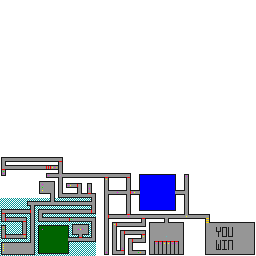
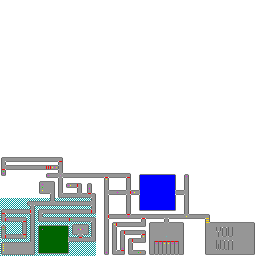
Layered file, before and after one edit (w=256, h=256). Changes by layer:
painted on "Layer 1" over 1, 157, 255, 255
